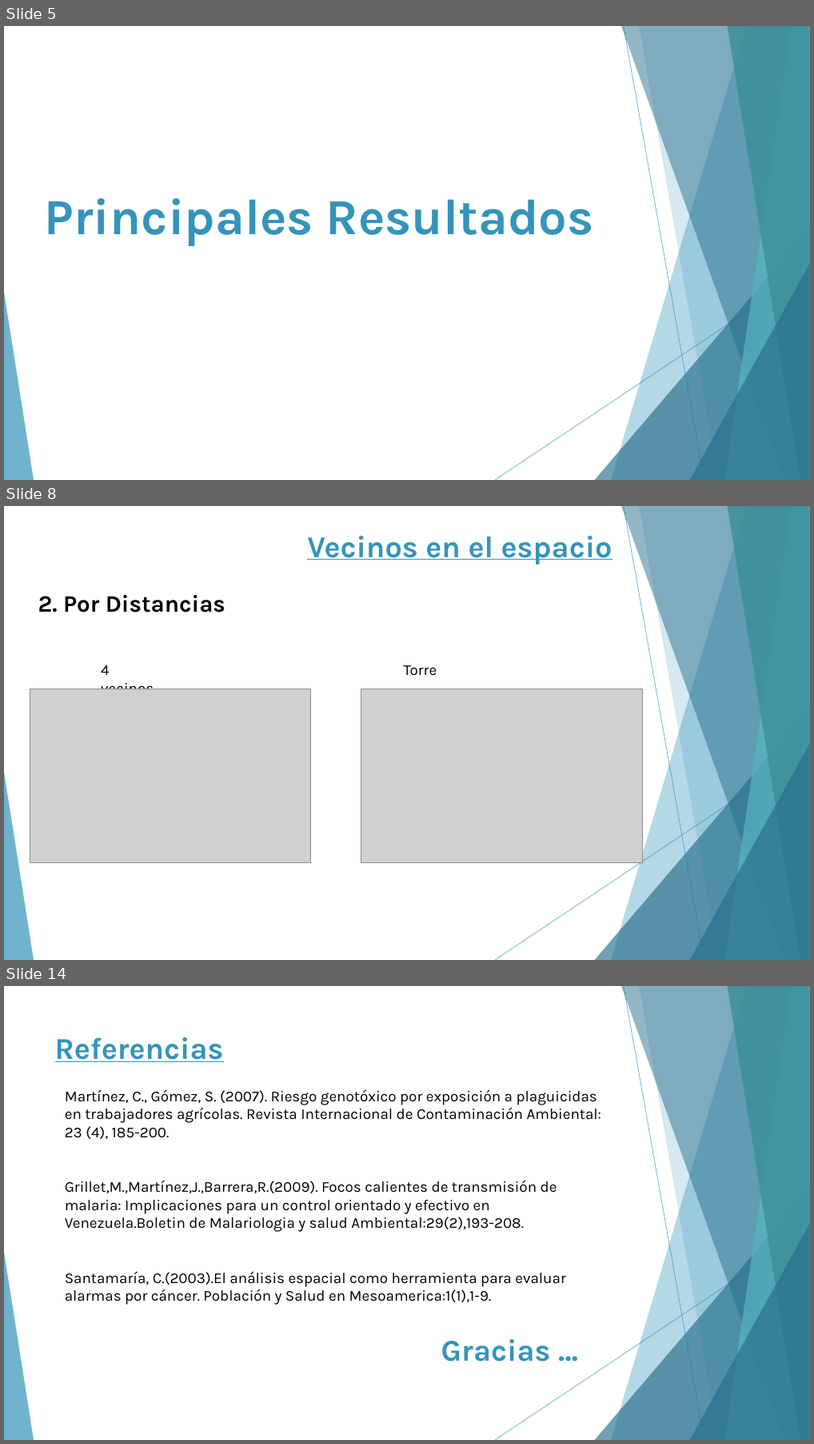
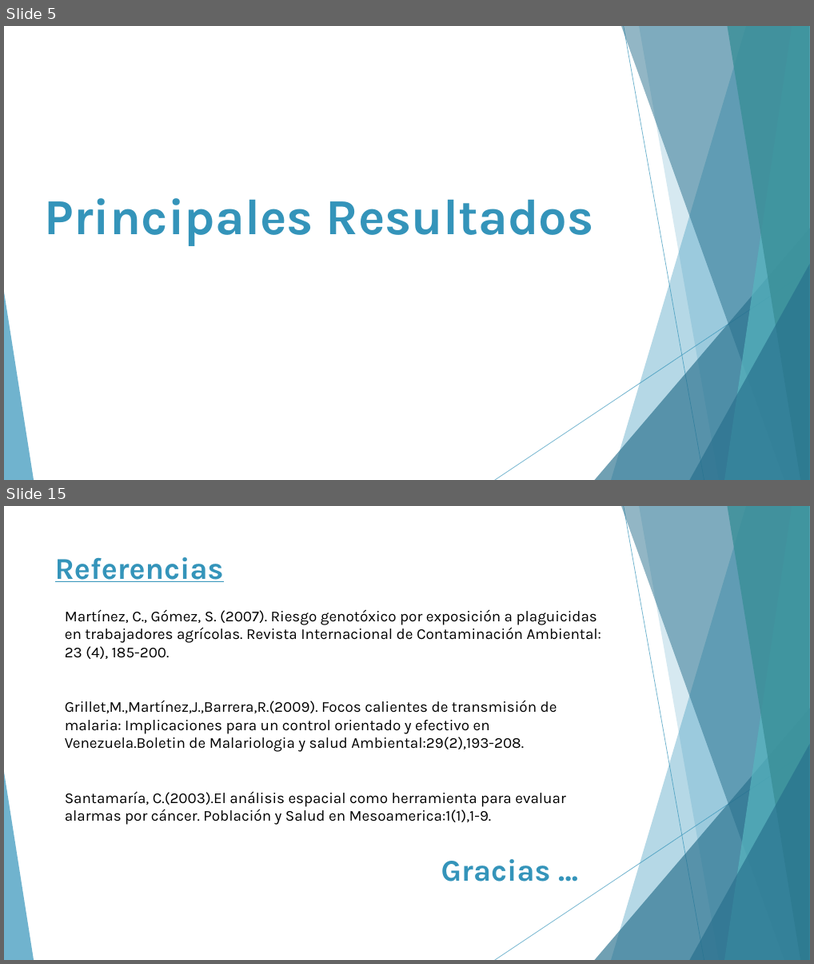
Before and after one commit to andresarguedas/Intoxicaciones-CR-2007-2014, a slide deck: Presentación - Intoxicaciones.pptx. Shown one above the other, each under a label of ours: slides 5, 8 and 14 before the commit, slides 5 and 15 after it; the slides between them are not shown. The pictures are 814x1444 and 814x964 pixels, drawn with LibreOffice and Linux fonts; fonts in the diff are those of the drawing; grey boxes stand for pictures. Boxes give left, top, right and bottom in pixels: in the first picture for what was removed or moved away, otherwise in the second. Text is boxed around its words. In the diff, an @@ line names an element or a change of style, - is before the commit and + after.

```diff
--- a/Presentación - Intoxicaciones.pptx
+++ b/Presentación - Intoxicaciones.pptx
@@ slide 8 removed at [4,506,810,960], background #FFFFFF; not listed: 10 template elements that a slide beside it also shows @@
@@ title removed at [307,536,613,564] @@
-Vecinos en el espacio
@@ text removed at [38,595,226,612] @@
-2. Por Distancias
@@ text removed at [101,665,154,689] @@
-4 vecinos
@@ text removed at [404,665,438,676] @@
-Torre
@@ picture removed at [30,688,310,862] @@
@@ picture removed at [362,688,643,862] @@
@@ what was slide 14 is now slide 15 @@
```
Also in this commit, not shown: 1 slide changed, 9 slides added, 7 other slides removed, 4 other files.
